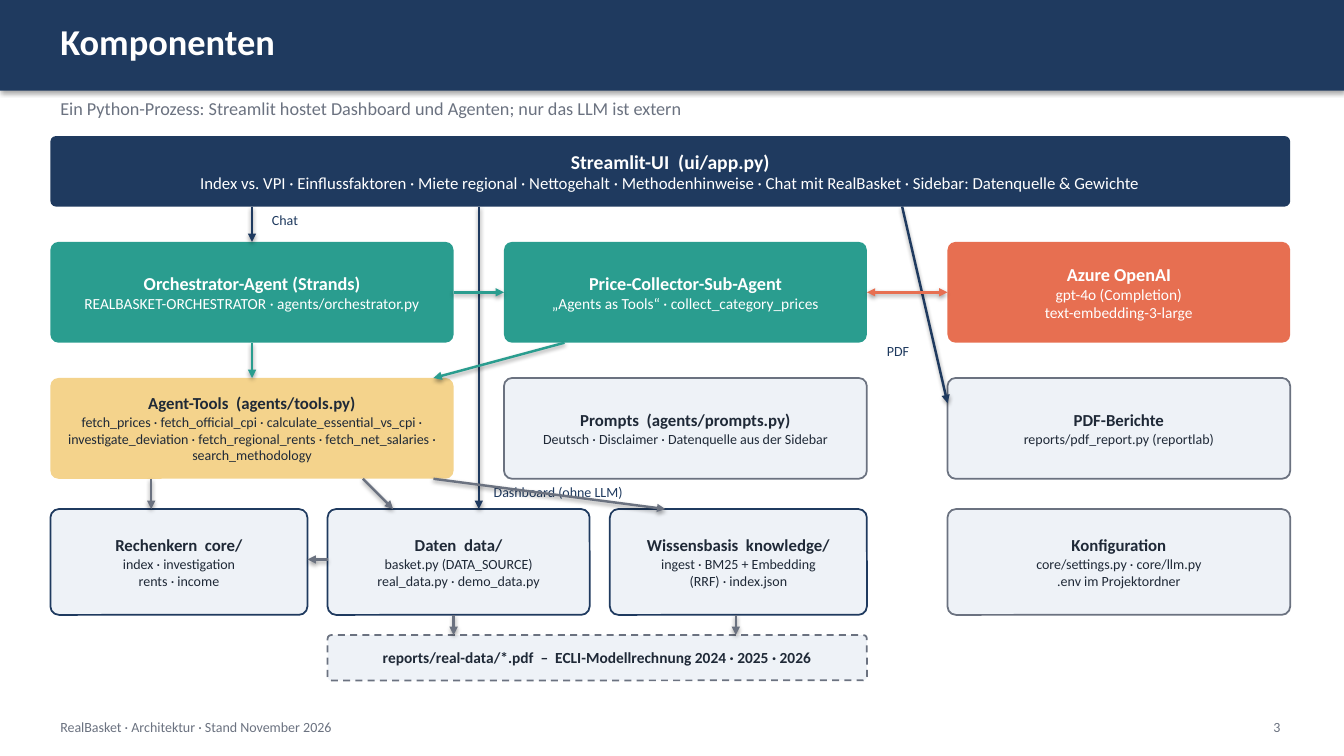
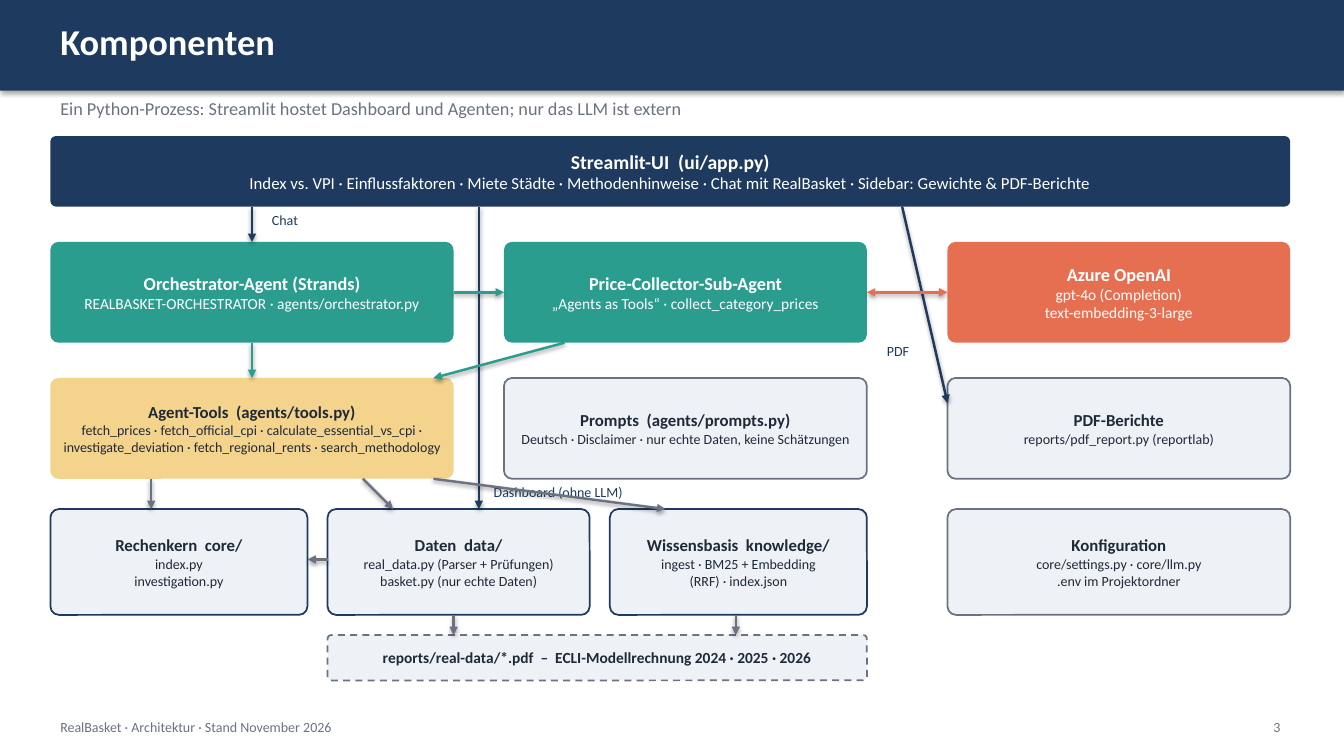
Before and after one commit to ValentinIliu1212/real-basket, a slide deck: slide 3 of docs/architecture/RealBasket_Architektur_Ist.pptx. Drawn at 1344x756 pixels with LibreOffice and Linux fonts; fonts in the diff are those of the drawing. Boxes give left, top, right and bottom in pixels: in the first picture for what was removed or moved away, otherwise in the second. Text is boxed around its words. In the diff, an @@ line names an element or a change of style, - is before the commit and + after.

Commit message:
Remove synthetic demo data: real reference data only; regenerate architecture decks

```diff
--- a/docs/architecture/RealBasket_Architektur_Ist.pptx
+++ b/docs/architecture/RealBasket_Architektur_Ist.pptx
@@ text in rounded rectangle at [249, 177, 1090, 189]: text changed @@
-Index vs. VPI · Einflussfaktoren · Miete regional · Nettogehalt · Methodenhinweise · Chat mit RealBasket · Sidebar: Datenquelle & Gewichte
+Index vs. VPI · Einflussfaktoren · Miete Städte · Methodenhinweise · Chat mit RealBasket · Sidebar: Gewichte & PDF-Berichte
@@ text in rounded rectangle at [64, 425, 440, 455]: text changed @@
-fetch_prices · fetch_official_cpi · calculate_essential_vs_cpi · investigate_deviation · fetch_regional_rents · fetch_net_salaries · search_methodology
+fetch_prices · fetch_official_cpi · calculate_essential_vs_cpi · investigate_deviation · fetch_regional_rents · search_methodology
@@ text in rounded rectangle at [521, 434, 850, 447]: text changed @@
-Deutsch · Disclaimer · Datenquelle aus der Sidebar
+Deutsch · Disclaimer · nur echte Daten, keine Schätzungen
@@ text in rounded rectangle at [134, 559, 223, 589]: text changed @@
-index · investigation
-rents · income
+index.py
+investigation.py
@@ text in rounded rectangle at [364, 559, 553, 588]: text changed @@
-basket.py (DATA_SOURCE)
-real_data.py · demo_data.py
+real_data.py (Parser + Prüfungen)
+basket.py (nur echte Daten)
```
Also in this commit, not shown: 5 other slides changed, 28 other files.
